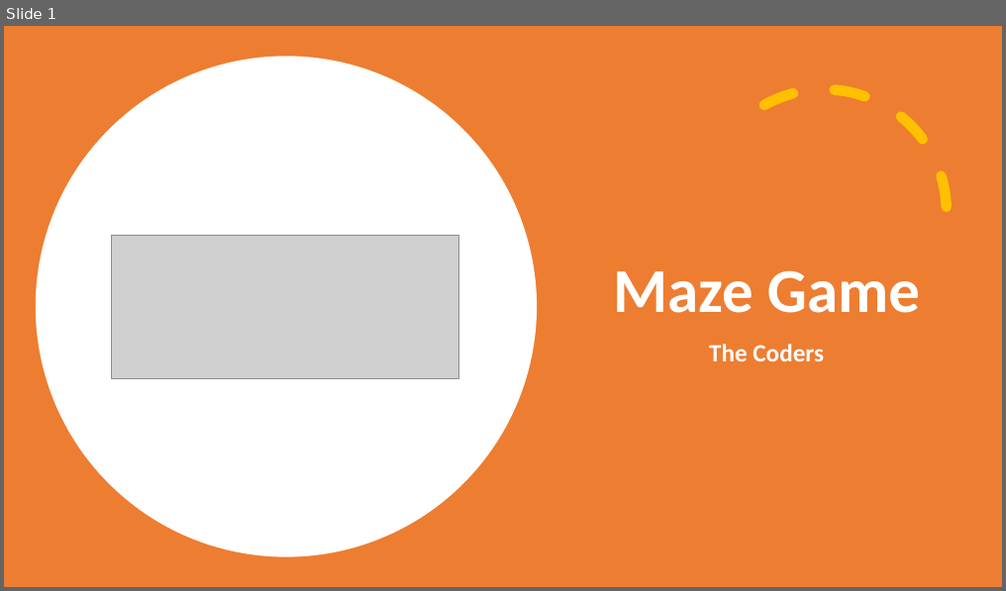
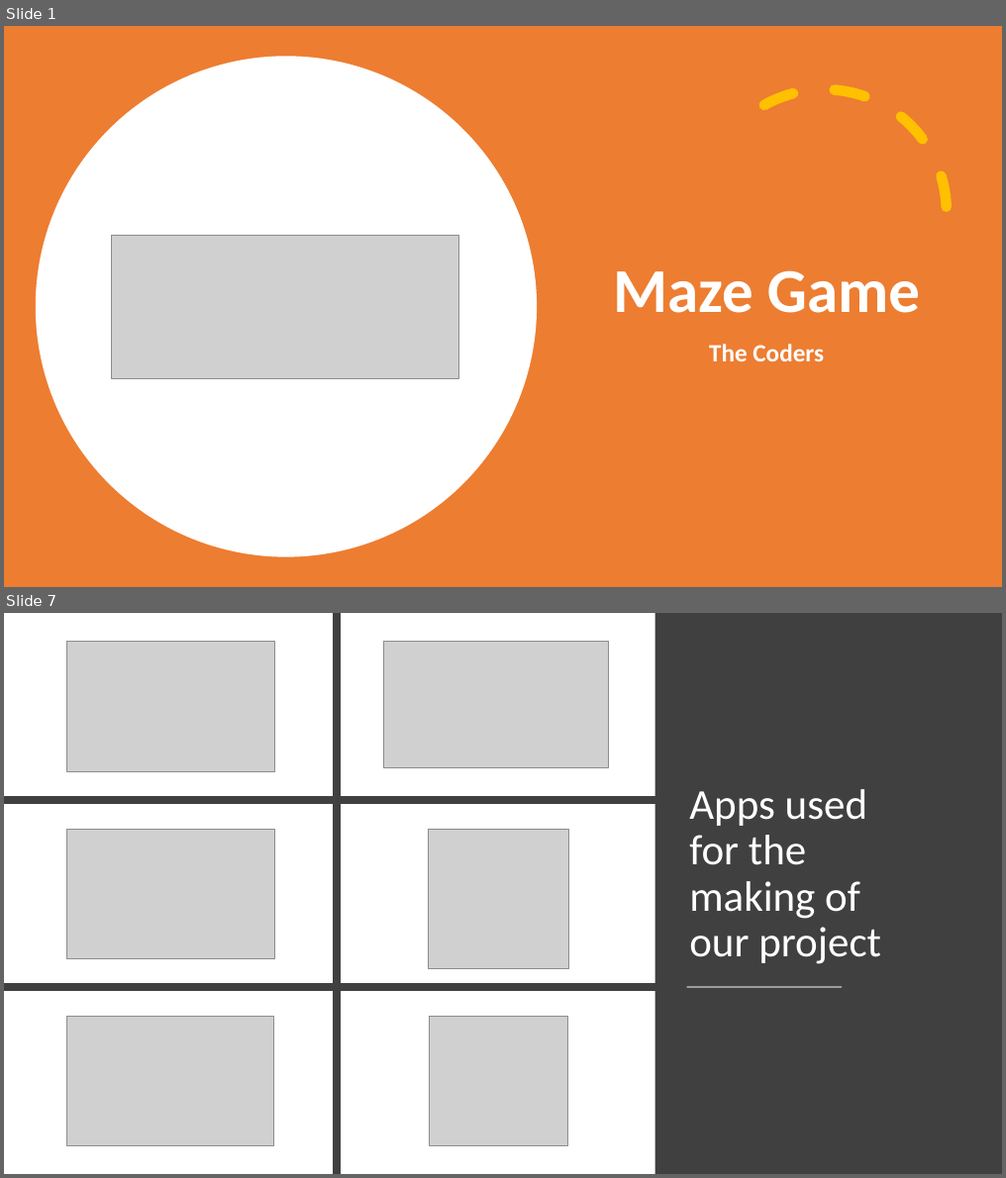
Before and after one commit to MVBoshev/TheCoders, a slide deck: Presentation and Documentation/The Coders - Presentation.pptx. Shown one above the other, each under a label of ours: slide 1 before the commit, slides 1 and 7 after it; the slides between them are not shown. The pictures are 1006x591 and 1006x1178 pixels, drawn with LibreOffice and Linux fonts; fonts in the diff are those of the drawing; grey boxes stand for pictures. Boxes give left, top, right and bottom in pixels: in the first picture for what was removed or moved away, otherwise in the second. Text is boxed around its words. In the diff, an @@ line names an element or a change of style, - is before the commit and + after.

```diff
--- a/Presentation and Documentation/The Coders - Presentation.pptx
+++ b/Presentation and Documentation/The Coders - Presentation.pptx
@@ slide 7 added at (4,613,1002,1174), background #FFFFFF @@
@@ picture added at (66,642,274,771) @@
@@ line added from (337, 613) to (337, 1174), #404040 8 pt @@
@@ picture added at (383,642,609,768) @@
@@ rectangle added at (655,613,1002,1174), fill #404040 @@
@@ line added from (660, 613) to (660, 796), #404040 8 pt @@
@@ title added at (689,789,881,964), 41 pt, text #FFFFFF @@
+Apps used for the making of our project
@@ line added from (660, 800) to (4, 800), #404040 8 pt @@
@@ picture added at (66,830,274,959) @@
@@ picture added at (429,829,569,969) @@
@@ line added from (668, 987) to (4, 987), #404040 8 pt @@
@@ line added from (687, 987) to (842, 987), #FFFFFF 1.25 pt @@
@@ picture added at (67,1017,274,1146) @@
@@ picture added at (430,1017,568,1146) @@
```
Also in this commit, not shown: 5 slides changed, 1 other slide added, 2 slides removed.
